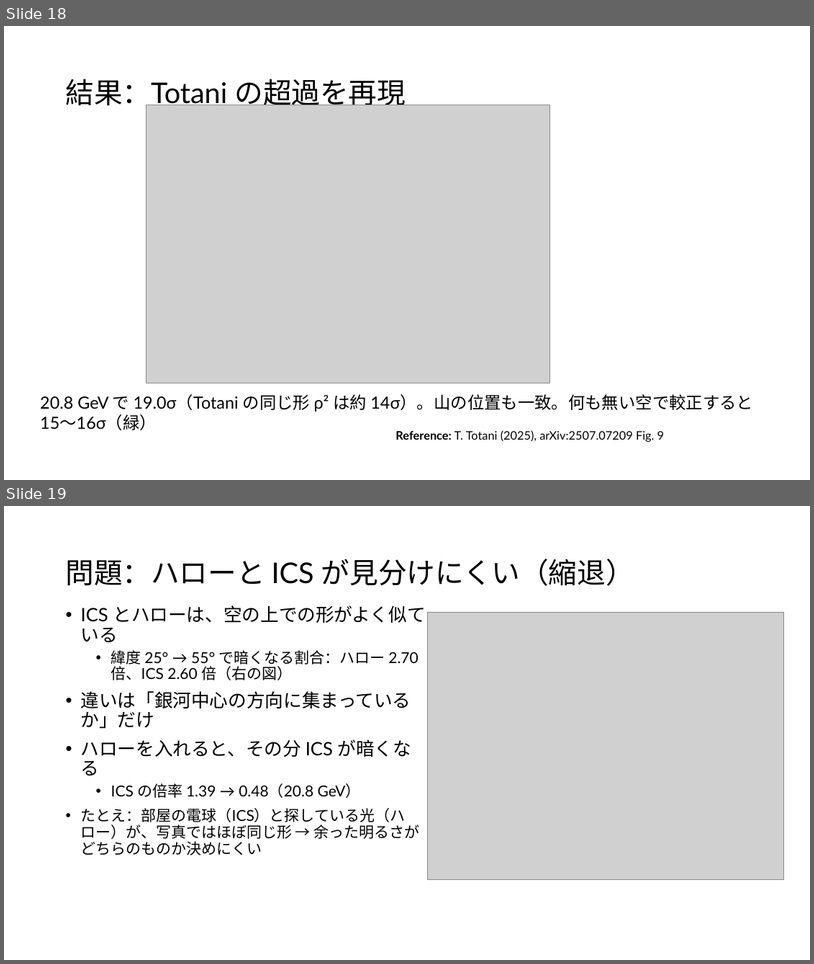
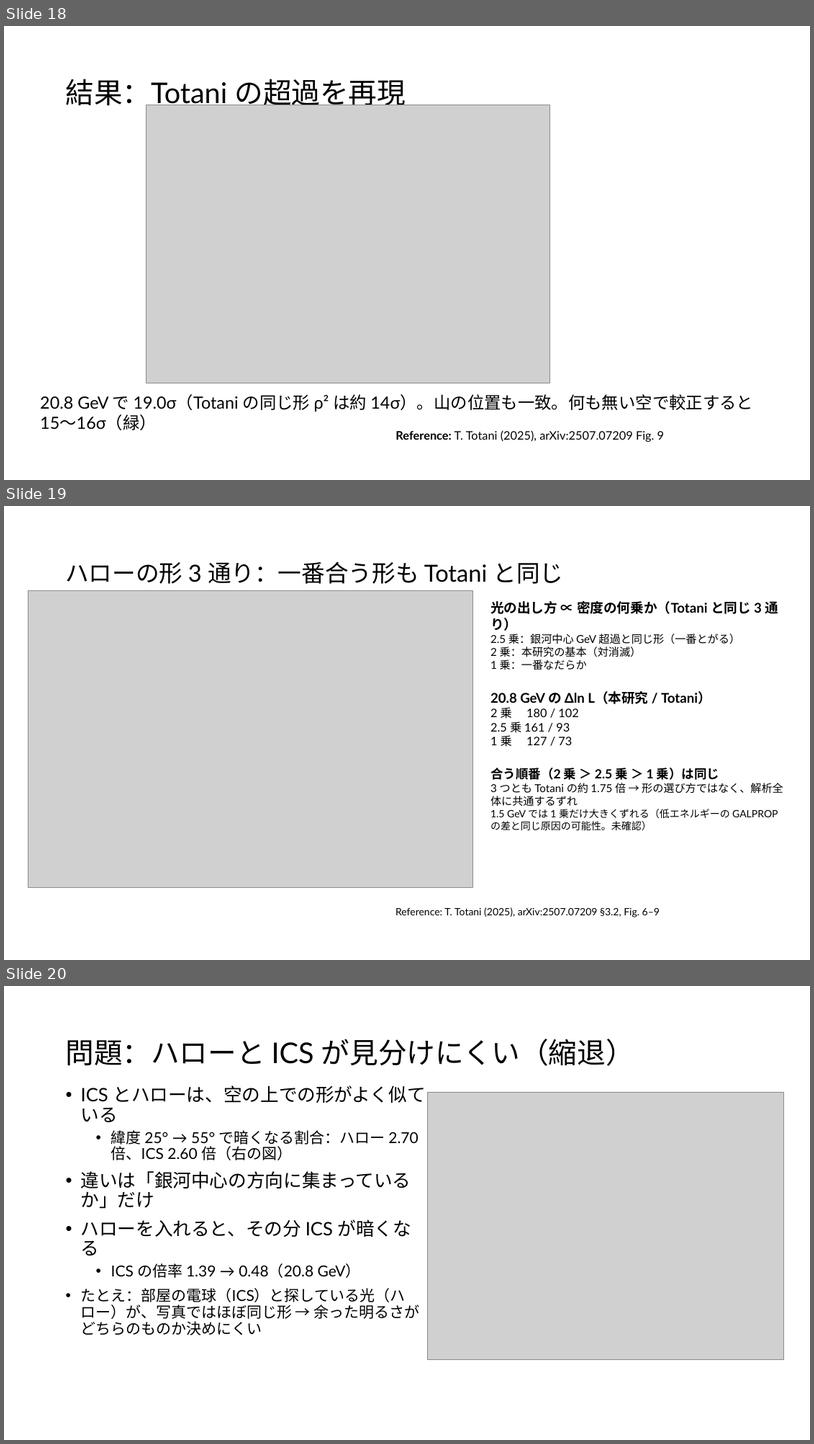
Before and after one commit to Mikann20041029/darkmatter-slides, a slide deck: slides/2026-10-03_研究進捗報告_claude_夕方版.pptx. Shown one above the other, each under a label of ours: slides 18 and 19 before the commit, slides 18, 19 and 20 after it. The pictures are 814x964 and 814x1444 pixels, drawn with LibreOffice and Linux fonts; fonts in the diff are those of the drawing; grey boxes stand for pictures. Boxes give left, top, right and bottom in pixels: in the first picture for what was removed or moved away, otherwise in the second. Text is boxed around its words. In the diff, an @@ line names an element or a change of style, - is before the commit and + after.

Commit message:
slides: 本人の編集版を更新 (10-03 18:58)

```diff
--- a/slides/2026-10-03_研究進捗報告_claude_夕方版.pptx
+++ b/slides/2026-10-03_研究進捗報告_claude_夕方版.pptx
@@ slide 19 added at <box>4,506,810,960</box>, background #FFFFFF @@
@@ title added at <box>65,561,564,584</box>, 28 pt, text #000000 @@
+ハローの形 3 通り：一番合う形も Totani と同じ
@@ picture added at <box>28,591,473,887</box> @@
@@ text added at <box>491,601,784,830</box>, 13 pt, text #000000 @@
+光の出し方 ∝ 密度の何乗か（Totani と同じ 3 通り）
+2.5 乗：銀河中心 GeV 超過と同じ形（一番とがる）
+2 乗：本研究の基本（対消滅）
+1 乗：一番なだらか
+20.8 GeV の Δln L（本研究 / Totani）
+2 乗 180 / 102
+2.5 乗 161 / 93
+1 乗 127 / 73
+合う順番（2 乗 ＞ 2.5 乗 ＞ 1 乗）は同じ
+3 つとも Totani の約 1.75 倍 → 形の選び方ではなく、解析全体に共通するずれ
+1.5 GeV では 1 乗だけ大きくずれる（低エネルギーの GALPROP の差と同じ原因の可能性。未確認）
@@ text added at <box>396,907,660,917</box>, 12 pt, text #000000 @@
+Reference: T. Totani (2025), arXiv:2507.07209 §3.2, Fig. 6–9
@@ what was slide 19 is now slide 20 @@
```
